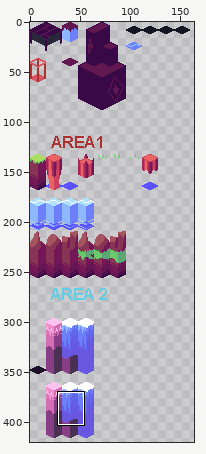
Two versions of one sprite sheet, Tileset/Isometic Tiles Testing.png. The first picture is a wide view before the edit; the outline marks the close-up.
Close-up. As it was:
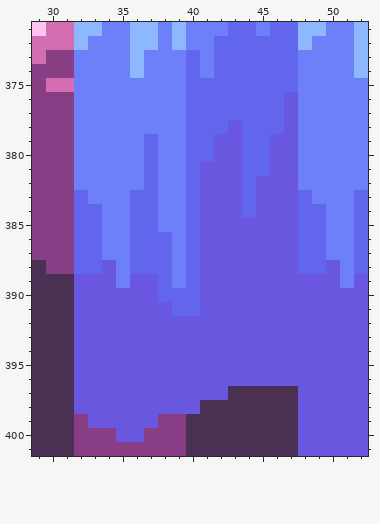
The file is 256x512 pixels. Colours within 5 levels of each other are drawn and written as one. Shown: x 29..52, y 371..401. The wide view leaves out empty margins. The commit also changed other parts of the picture, which this record leaves out.
And afterwards:
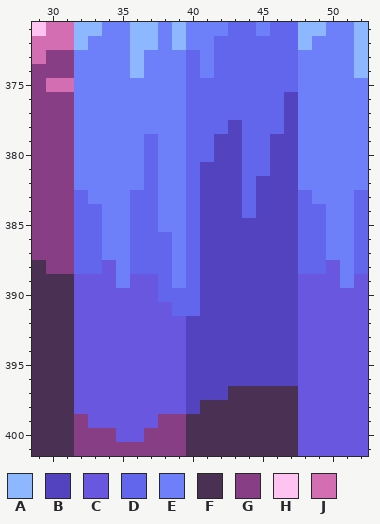
Palette (. is transparent): A #8db7ff  B #5343bf  C #6957df  D #6266ed  E #6d80fa  F #4a3052  G #873e84  H #ffc3f2  J #d46eb3
From old to new:
y 376..377: x 47 C -> B
y 378: x 43 C -> B; x 47 C -> B
y 379..380: x 42..43 CC -> BB; x 46..47 CC -> BB
y 381: x 41..43 CCC -> BBB; x 46..47 CC -> BB
y 382..384: x 41..43 CCC -> BBB; x 45..47 CCC -> BBB
y 385..391: x 41..47 CCCCCCC -> BBBBBBB
y 392..396: x 40..47 CCCCCCCC -> BBBBBBBB
y 397: x 40..42 CCC -> BBB
y 398: x 40 C -> B
